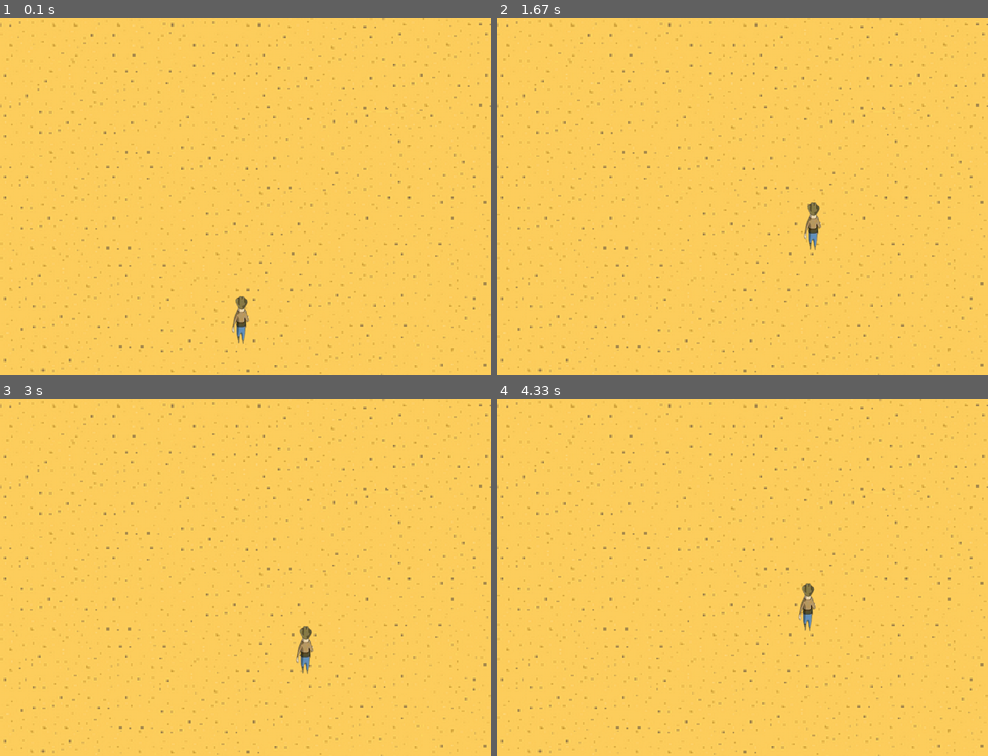
Above: before the commit, frames 1-4 (two rows, left to right).
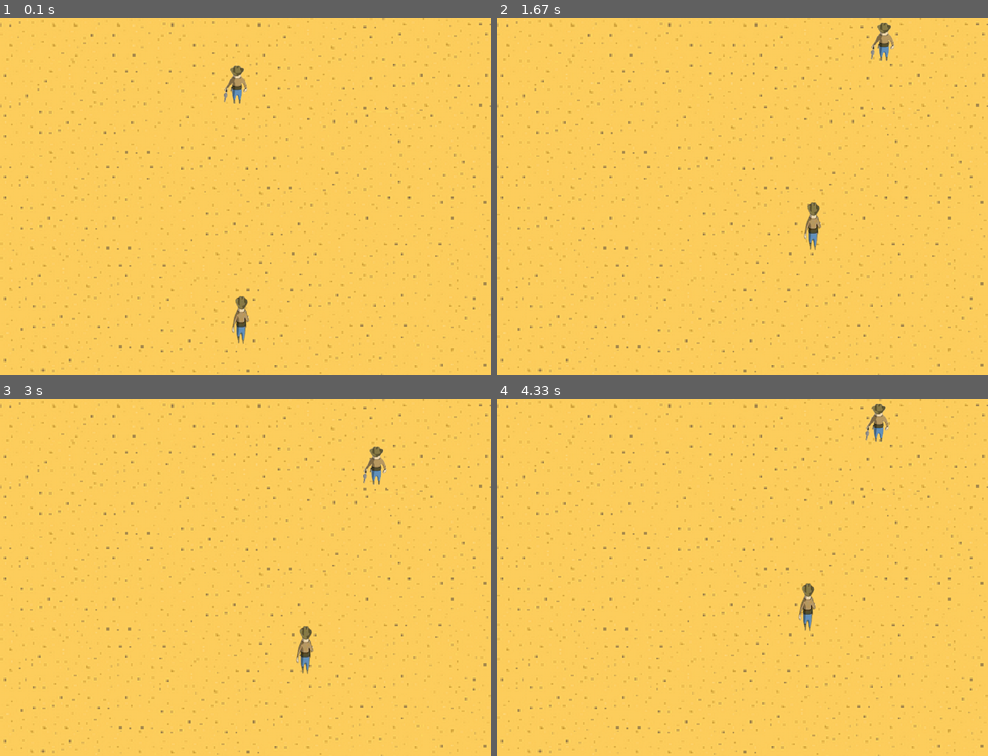
Above: after the commit, the same moments.

Repository: Ivailo2707/Pygame_Project_Cowboy
Game: pygame game, started from main.py
Two runs of this game, one before a commit and one after it. Both use one fixed random seed, a clock stepped at 60 frames per second and the inputs below.
Inputs:
- Up to frame 1 (0.1 s): no input
- Up to frame 2 (1.67 s): hold W 0.33-0.8 s; hold Right 0.33-0.8 s; hold Right 0.83-1.3 s; hold D 0.83-1.3 s; hold Up 1.33-1.63 s; hold W 1.33-1.63 s
- Up to frame 3 (3 s): hold Right 1.67-2.13 s; hold D 1.67-2.13 s; hold Left 2.17-2.7 s; hold A 2.17-2.7 s; hold Down from 2.73 s (still down); hold S from 2.73 s (still down)
- Up to frame 4 (4.33 s): release Down at 3.03 s; release S at 3.03 s; hold Left 3.07-3.47 s; hold A 3.07-3.47 s; hold Up 3.5-3.87 s; hold W 3.5-3.87 s; hold Right from 3.9 s (still down); hold D from 3.9 s (still down)

The runs differ from the first frame. In frame 1, 0.3% of the frame differs, in the area x 45-51%, y 13-25%; in frame 2, 0.3%; in frame 3, 0.3%; in frame 4, 0.3%.

Commit message:
Added Player 2

Diff:
--- /dev/null
+++ b/Bullet1.py
@@ -0,0 +1,5 @@
+import pygame
+
+class Bullet1:
+    def __init__(self):
+        pass
--- a/Player1.py
+++ b/Player1.py
@@ -5,26 +5,26 @@
 
 class Player1:
     def __init__(self, x, y, width, height, p1_image):
-        self.x = x
-        self.y = y
-        self.width = width
-        self.height = height
-        self.VEL = 6
-        self.p1_image = p1_image
-        self.bullets = []
-        self.health = 10
+        self.__x = x
+        self.__y = y
+        self.__width = width
+        self.__height = height
+        self.__VEL = 6
+        self.__p1_image = p1_image
+        self.__bullets = []
+        self.__health = 10
 
     def draw(self, window):
-        player_image = pygame.transform.scale(self.p1_image, (self.width, self.height))
-        window.blit(player_image ,(self.x, self.y, self.width, self.height))
+        player_image = pygame.transform.scale(self.__p1_image, (self.__width, self.__height))
+        window.blit(player_image ,(self.__x, self.__y, self.__width, self.__height))
 
     def handle_movement(self):
         keys_pressed = pygame.key.get_pressed()
-        if keys_pressed [pygame.K_w] and self.y + self.VEL > HEIGHT/2:
-            self.y -= self.VEL
-        if keys_pressed [pygame.K_a] and self.x + self.VEL > -10:
-            self.x -= self.VEL
-        if keys_pressed [pygame.K_s] and self.y + self.VEL < 675:
-            self.y += self.VEL
-        if keys_pressed [pygame.K_d] and self.x + self.VEL < 1030:
-            self.x += self.VEL
+        if keys_pressed [pygame.K_w] and self.__y + self.__VEL > HEIGHT/2:
+            self.__y -= self.__VEL
+        if keys_pressed [pygame.K_a] and self.__x + self.__VEL > -10:
+            self.__x -= self.__VEL
+        if keys_pressed [pygame.K_s] and self.__y + self.__VEL < 675:
+            self.__y += self.__VEL
+        if keys_pressed [pygame.K_d] and self.__x + self.__VEL < 1030:
+            self.__x += self.__VEL
--- a/Player2.py
+++ b/Player2.py
@@ -0,0 +1,30 @@
+import pygame
+
+
+WIDTH, HEIGHT = 1100, 800
+
+class Player2:
+    def __init__(self, x, y, width, height, p2_image):
+        self.__x = x
+        self.__y = y
+        self.__width = width
+        self.__height = height
+        self.__VEL = 6
+        self.__p2_image = p2_image
+        self.__bullets = []
+        self.__health = 10
+
+    def draw(self, window):
+        player_image = pygame.transform.scale(self.__p2_image, (self.__width, self.__height))
+        window.blit(player_image ,(self.__x, self.__y, self.__width, self.__height))
+
+    def handle_movement(self):
+        keys_pressed = pygame.key.get_pressed()
+        if keys_pressed [pygame.K_LEFT] and self.__x + self.__VEL > -10:
+            self.__x -= self.__VEL
+        if keys_pressed [pygame.K_RIGHT] and self.__x + self.__VEL < 1030:
+            self.__x += self.__VEL
+        if keys_pressed [pygame.K_UP] and self.__y - self.__VEL > 0:
+            self.__y -= self.__VEL
+        if keys_pressed [pygame.K_DOWN] and self.__y - self.__VEL < HEIGHT/2 - self.__height:
+            self.__y += self.__VEL
--- a/main.py
+++ b/main.py
@@ -1,6 +1,7 @@
 import pygame
 import os
 from Player1 import Player1
+from Player2 import Player2
 
 WIDTH, HEIGHT = 1100, 800
 WIN = pygame.display.set_mode((WIDTH, HEIGHT))
@@ -9,8 +10,10 @@
 FPS = 60
 
 PLAYER_1_IMAGE = pygame.image.load(os.path.join('Assets', 'Player_1.png'))
+PLAYER_2_IMAGE = pygame.image.load(os.path.join('Assets', 'Player_2.png'))
 
 P1 = Player1(WIDTH/2 - 60, 600, 100, 160, PLAYER_1_IMAGE)
+P2 = Player2(WIDTH/2 - 60, 100, 80, 100, PLAYER_2_IMAGE)
 
 DESERT = pygame.transform.scale(pygame.image.load(os.path.join('Assets', 'Desert.png')), (WIDTH, HEIGHT))
 
@@ -19,6 +22,7 @@
 def draw_window():
     WIN.blit(DESERT, (0, 0))
     P1.draw(WIN)
+    P2.draw(WIN)
     pygame.display.update()
 
 def main():
@@ -31,6 +35,7 @@
                 run = False
                 pygame.quit()
         P1.handle_movement()
+        P2.handle_movement()
         draw_window()
     main()
 
Binary file changed: Assets/Player_2.png
